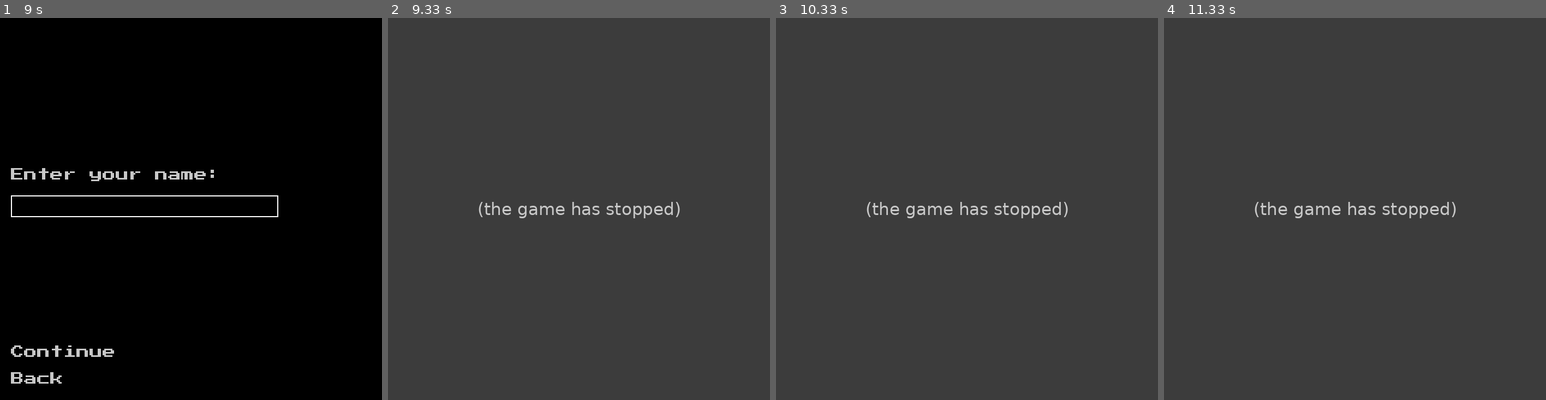
Above: before the commit, frames 1-4 (left to right).
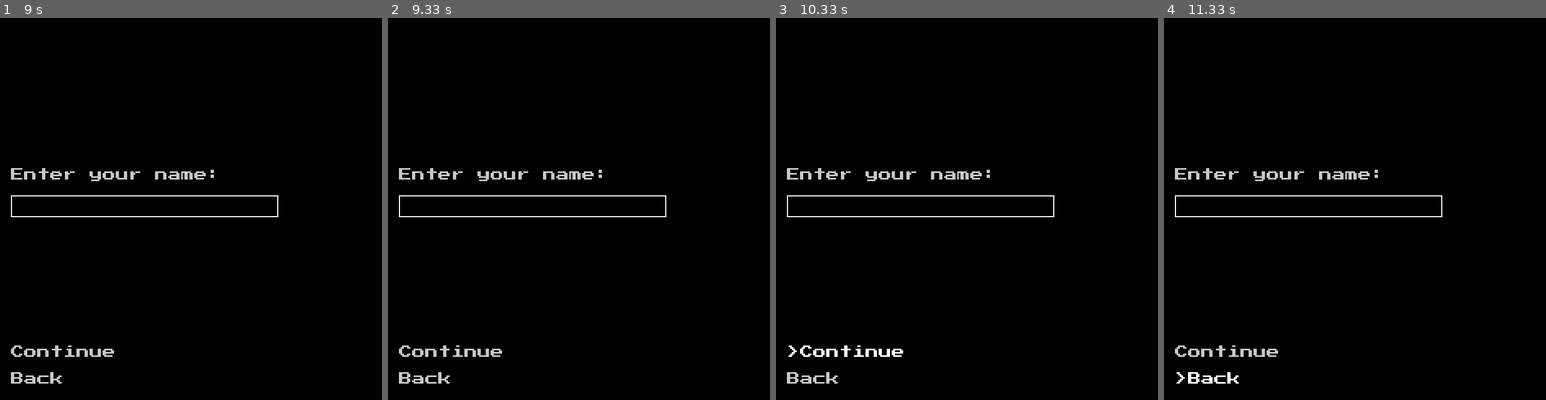
Above: after the commit, the same moments.

Repository: Cyborger/PygameTextRPG
Game: pygame game, started from launcher.py
The game is run twice, just before and just after one commit, with the same random seed, the same clock (stepped at 60 frames per second) and the same inputs.
Inputs (mouse positions are in pixels of both pictures, inside the frame that each line leads up to):
- Up to frame 1 (9 s): tap Enter at 0.33, 3.43, 6.38, 7.45 s; hold Up 3.77-4.23 s; move the mouse to (99, 132) at 3.8 s; click "Confirm Choice" at 4.37 s; hold Right 5.55-6.02 s; move the mouse to (336, 354) at 5.58 s; hold Up 6.05-6.35 s; hold Down 6.72-7.02 s; move the mouse to (267, 178) at 6.75 s; hold Up 7.05-7.42 s; click (324, 285) at 8.73 s
- Up to frame 2 (9.33 s): tap Enter at 9.02 s
- Up to frame 3 (10.33 s): hold Up 9.35-9.65 s; hold Right 9.68-10.15 s; click "Continue" at 10.23 s
- Up to frame 4 (11.33 s): hold Down 10.52-10.82 s; hold Up 10.85-11.22 s; hold Down from 11.25 s (still down)

Frame 1 is identical in both runs. In frame 2, 100% of the frame differs, in the area x 0-100%, y 0-100%; in frame 3, 100%; in frame 4, 100%.
Error before the commit: TypeError: InputField.checkForClick() missing 1 required positional argument: 'menuNavigatio...; the game stopped at 9.02 s (later frames are placeholders)

Commit message:
Fixed some stuff
Still need to fix button selection when only 1 enemy left

Diff:
--- a/lib/menuNavigationHandler.py
+++ b/lib/menuNavigationHandler.py
@@ -68,7 +68,10 @@
             self.selectedButton = self.menu.buttons[previousButton]
             self.updateButtonFocus()
         elif event.key == pygame.K_RETURN:
-            self.selectedButton.checkForClick()
+            if isinstance(self.selectedButton, InputField):
+                self.selectedButton.checkForClick(self)
+            else:
+                self.selectedButton.checkForClick()
 
     def updateButtonFocus(self):
         for button in self.menu.buttons:
--- a/menus/nameChoosingMenu.py
+++ b/menus/nameChoosingMenu.py
@@ -20,6 +20,7 @@
             newPlayer.name = self.nameInputField.getContent()
             self.getRoot().player = newPlayer
             self.getRoot().player.inventory.addItems(self.getRoot().itemManager.getItem("Sword"))
+            self.getRoot().player.heldWeapon = self.getRoot().player.inventory.getItems()[0]
             self.getRoot().fadeMenuChange("locationState/mainLocationMenu",
                                           "slow")
 
